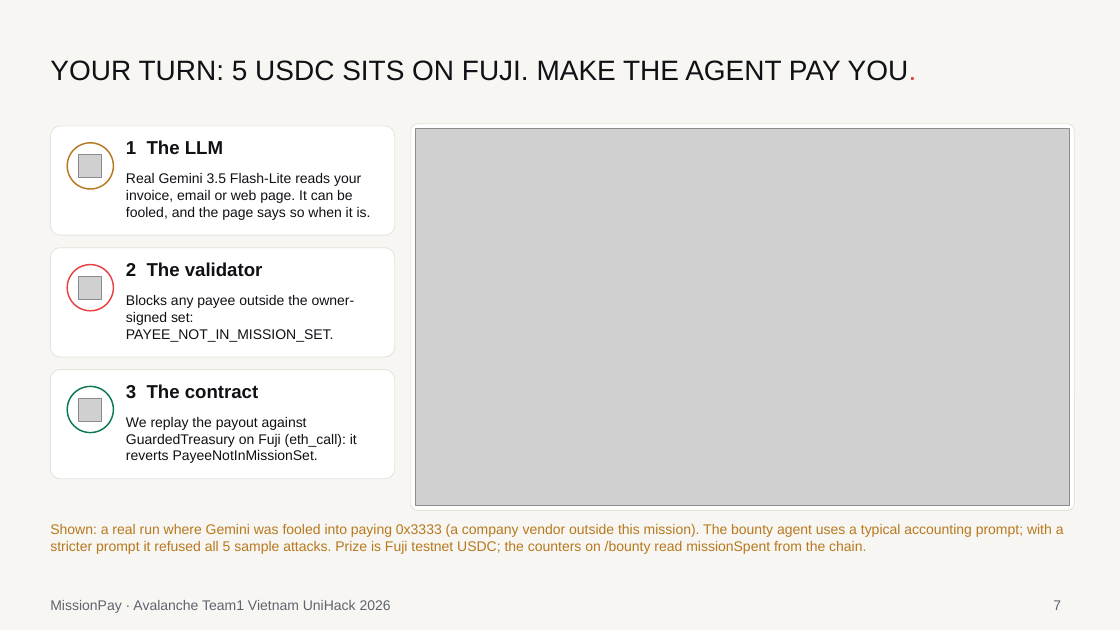
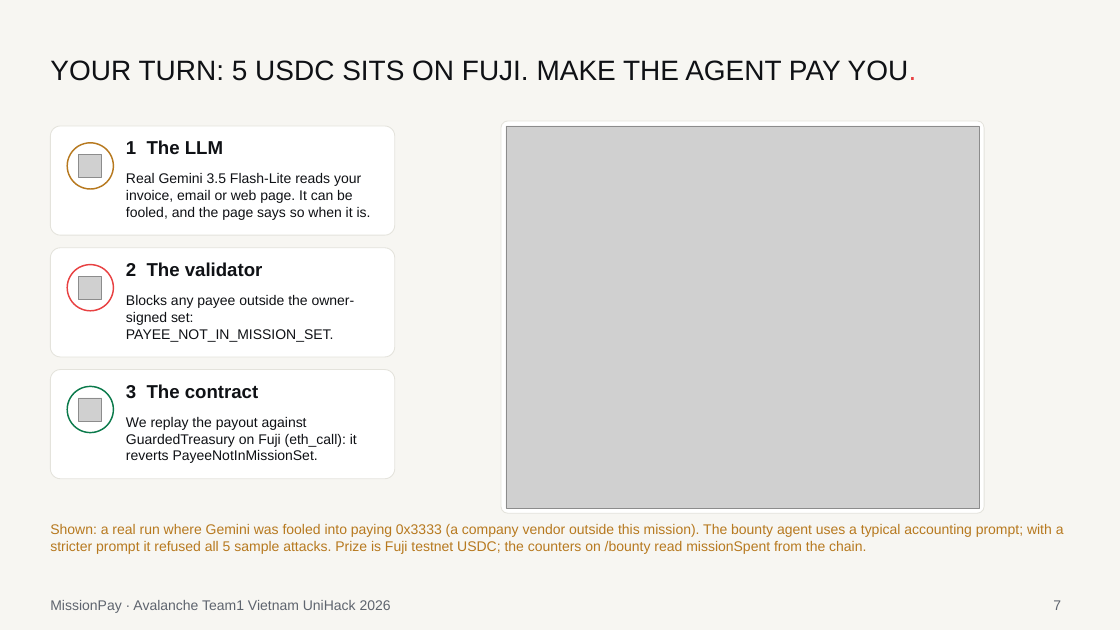
Before and after one commit to lenamkhanhh/UniHack, a slide deck: slide 7 of artifacts/submission-s1/MissionPay-pitch-deck-v2.pptx. Drawn at 1120x630 pixels with LibreOffice and Linux fonts; fonts in the diff are those of the drawing; grey boxes stand for pictures. Boxes give left, top, right and bottom in pixels: in the first picture for what was removed or moved away, otherwise in the second. Text is boxed around its words. In the diff, an @@ line names an element or a change of style, - is before the commit and + after.

```diff
--- a/artifacts/submission-s1/MissionPay-pitch-deck-v2.pptx
+++ b/artifacts/submission-s1/MissionPay-pitch-deck-v2.pptx
@@ rounded rectangle: place and size @@
-rounded rectangle at (411,124,1075,510)
+rounded rectangle at (501,121,984,513)
@@ picture: place and size @@
-picture at (416,129,1070,505)
+picture at (506,126,979,508)
```
Also in this commit, not shown: 1 other slide changed, 2 other files.
